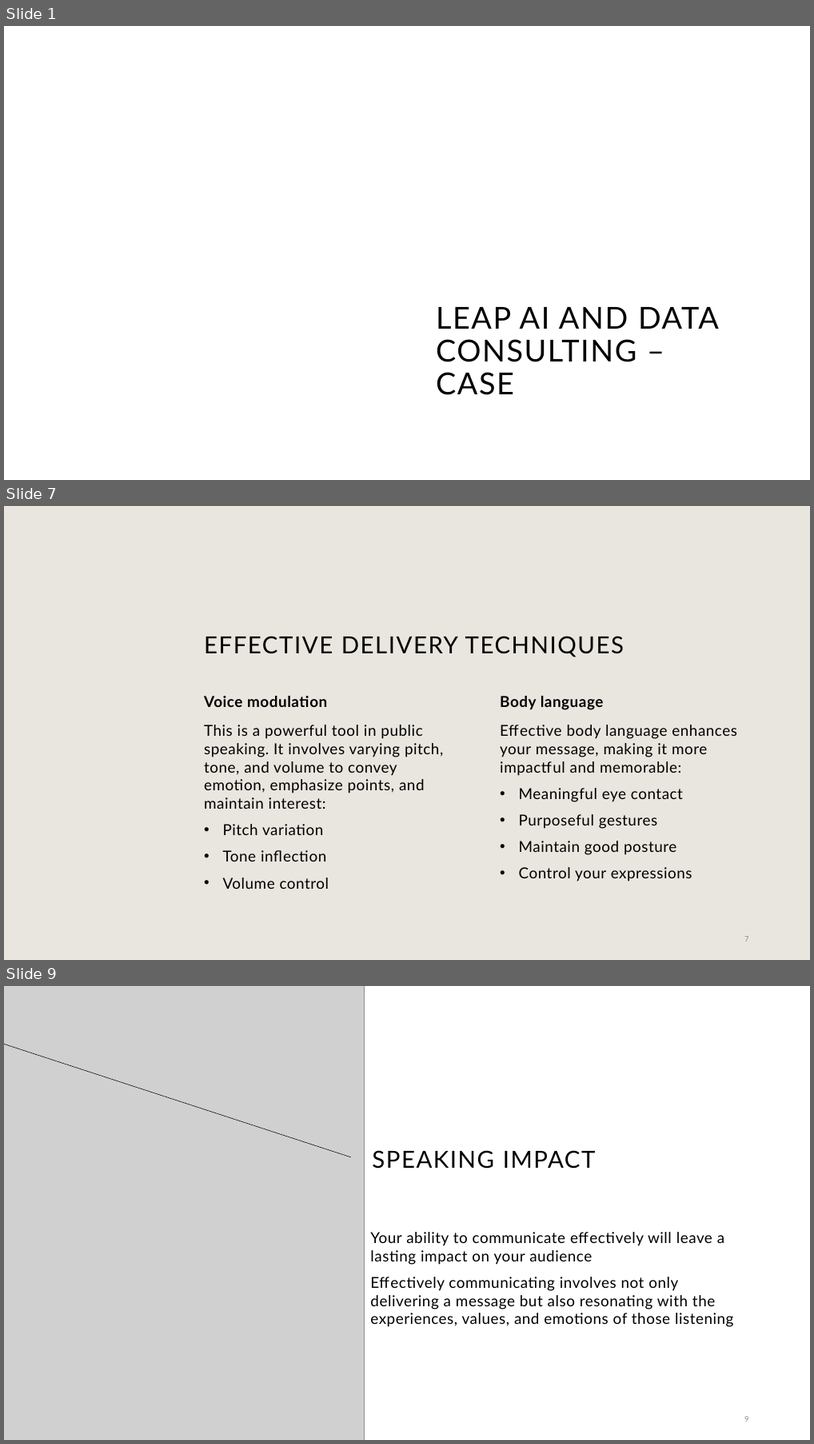
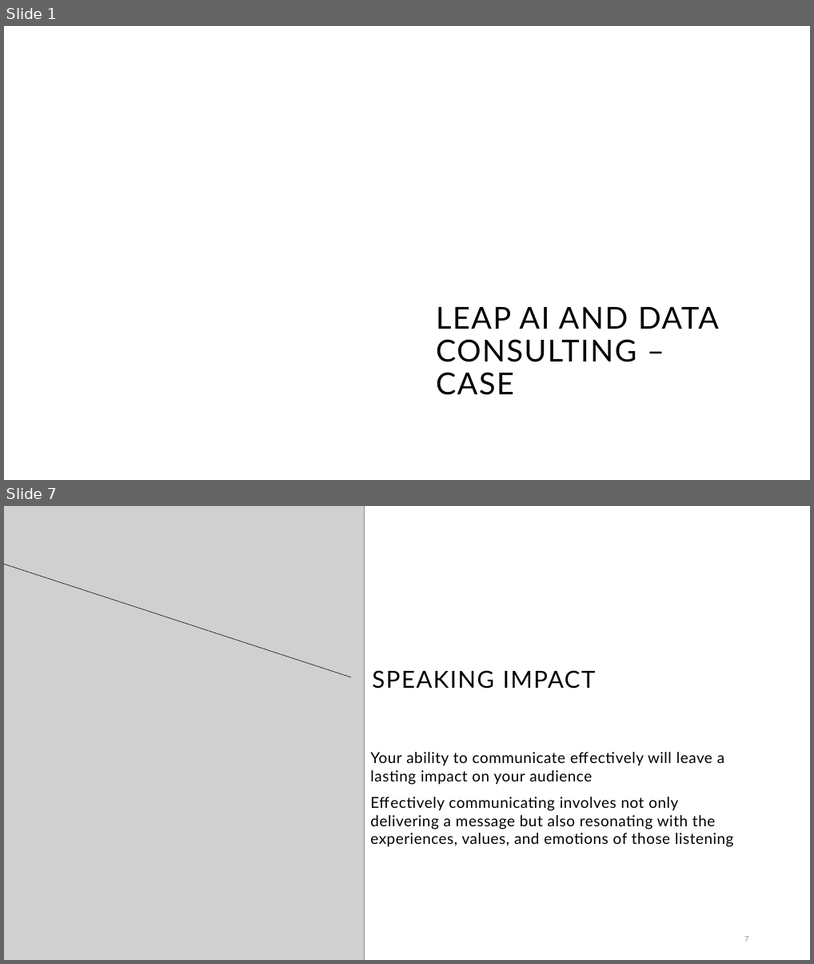
Before and after one commit to filipblaafjell/leap-case, a slide deck: Presentation.pptx. Shown one above the other, each under a label of ours: slides 1, 7 and 9 before the commit, slides 1 and 7 after it; the slides between them are not shown. The pictures are 814x1444 and 814x964 pixels, drawn with LibreOffice and Linux fonts; fonts in the diff are those of the drawing; grey boxes stand for pictures; background and template pictures are left out. Boxes give left, top, right and bottom in pixels: in the first picture for what was removed or moved away, otherwise in the second. Text is boxed around its words. In the diff, an @@ line names an element or a change of style, - is before the commit and + after.

```diff
--- a/Presentation.pptx
+++ b/Presentation.pptx
@@ slide 7 removed at <box>4,506,810,960</box>, background #E9E6DF @@
@@ title removed at <box>204,636,624,657</box> @@
-EFFECTIVE DELIVERY TECHNIQUES
@@ text removed at <box>204,696,327,707</box> @@
-Voice modulation
@@ text removed at <box>500,696,604,710</box> @@
-Body language
@@ text removed at <box>204,724,443,888</box> @@
-This is a powerful tool in public speaking. It involves varying pitch, tone, and volume to convey emotion, emphasize points, and maintain interest:
-  • Pitch variation
-  • Tone inflection
-  • Volume control
@@ text removed at <box>500,724,738,881</box> @@
-Effective body language enhances your message, making it more impactful and memorable:
-  • Meaningful eye contact
-  • Purposeful gestures
-  • Maintain good posture
-  • Control your expressions
@@ page number removed at <box>745,936,749,941</box> @@
-7
@@ what was slide 9 is now slide 7 @@
@@ page number at <box>745,936,749,941</box>: text changed @@
-9
+7
```
Also in this commit, not shown: 3 slides changed, 3 slides added, 4 other slides removed, 33 other files.
